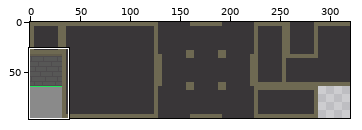
Two states of a sprite sheet, img/tiles/wall.png. The first picture is a wide view before the edit; the outline marks the close-up.
Close-up. Earlier state:
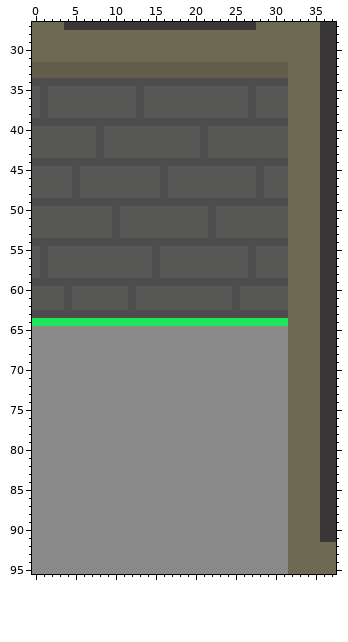
The file is 320x320 pixels. Colours within 5 levels of each other are drawn and written as one. Shown: x 0..37, y 27..95. The old version is drawn lined up with the new one, on the new canvas.
New version:
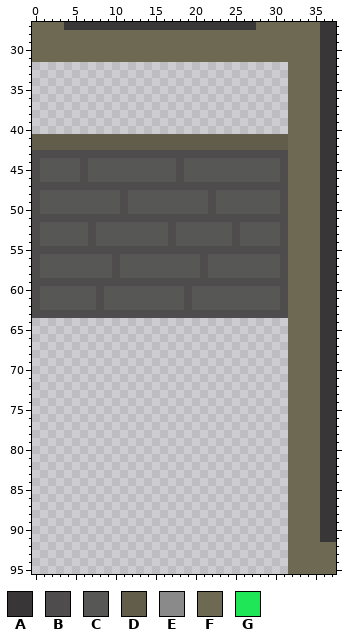
Palette (. is transparent): A #393638  B #4f4c4e  C #575756  D #625c4b  E #8a8a8a  F #6e6952  G #1ee657
From old to new:
canvas 320x320 -> 320x96 (the part of the old canvas that was cut away was empty and is not shown)
The author changed colour C to colour B in row 43 at x 0 to 7, 9 to 20 and 22 to 31; in rows 45 to 46 at x 0, 6, 18 and 31; in row 47 at x 0 to 4, 6 to 15, 17 to 27 and 29 to 31; in row 48 at x 0, 11, 22 and 31; in row 50 at x 0, 11 and 31; in row 51 at x 0 to 9, 11 to 21 and 23 to 31.
The author changed colour C to colour B in rows 52 to 53 at x 0, 7, 17, 25 and 31; in row 55 at x 0, 2 to 14, 16 to 26 and 28 to 31; in rows 56 to 58 at x 0, 10, 21 and 31; in rows 60 to 62 at x 0, 8, 19 and 31.
The author changed colour B to colour C in row 44 at x 1 to 5, 7 to 17 and 19 to 30; in rows 45 to 46 at x 5, 16 and 28; in row 48 at x 5, 16 and 28; in row 49 at x 1 to 10, 12 to 21 and 23 to 30; in row 50 at x 10; in rows 52 to 53 at x 10 and 22.
The author changed colour B to colour C in row 54 at x 1 to 6, 8 to 16, 18 to 24 and 26 to 30; in rows 56 to 58 at x 1, 15 and 27; in rows 60 to 62 at x 4, 12 and 25.
The author changed colour B to colour D in rows 41 to 42 at x 8 and 21.
The author changed colour C to colour D in rows 41 to 42 at x 0 to 7, 9 to 20 and 22 to 31.
The edit erases colour B in row 34 at x 0 to 31; in rows 35 to 38 at x 1, 13 and 27; in row 39 at x 0 to 31; in row 40 at x 8 and 21.
The edit erases colour C in rows 35 to 38 at x 0, 2 to 12, 14 to 26 and 28 to 31; in row 40 at x 0 to 7, 9 to 20 and 22 to 31.
The edit erases colour D in rows 32 to 33 at x 0 to 31.
The edit erases colour E in rows 65 to 95 at x 0 to 31.
The edit erases colour G in row 64 at x 0 to 31.
